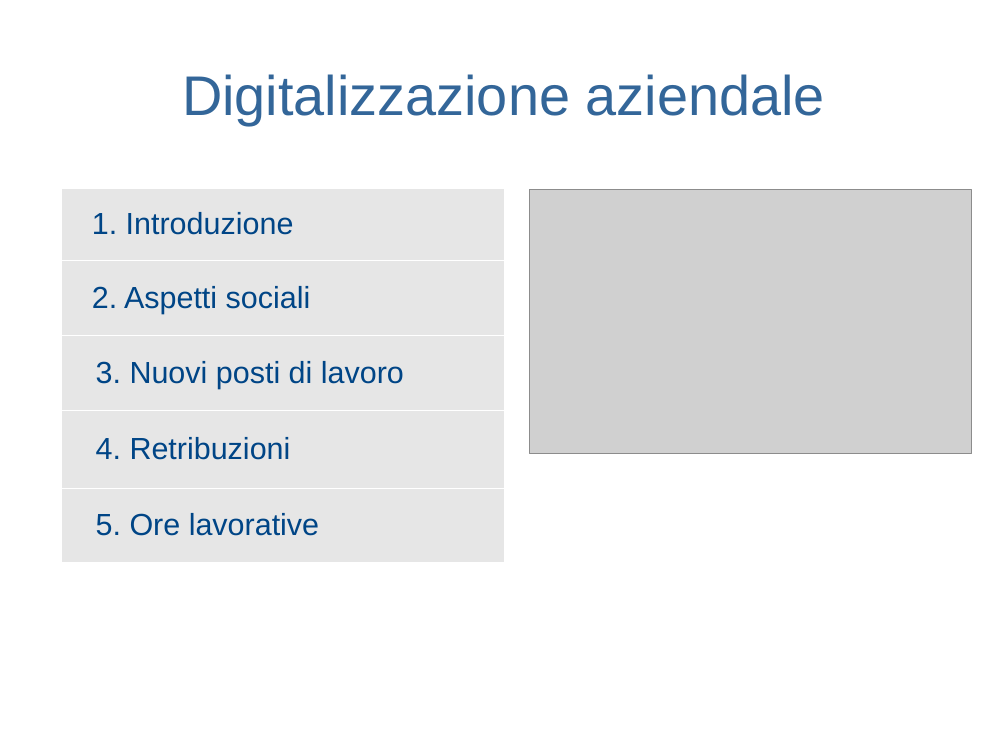
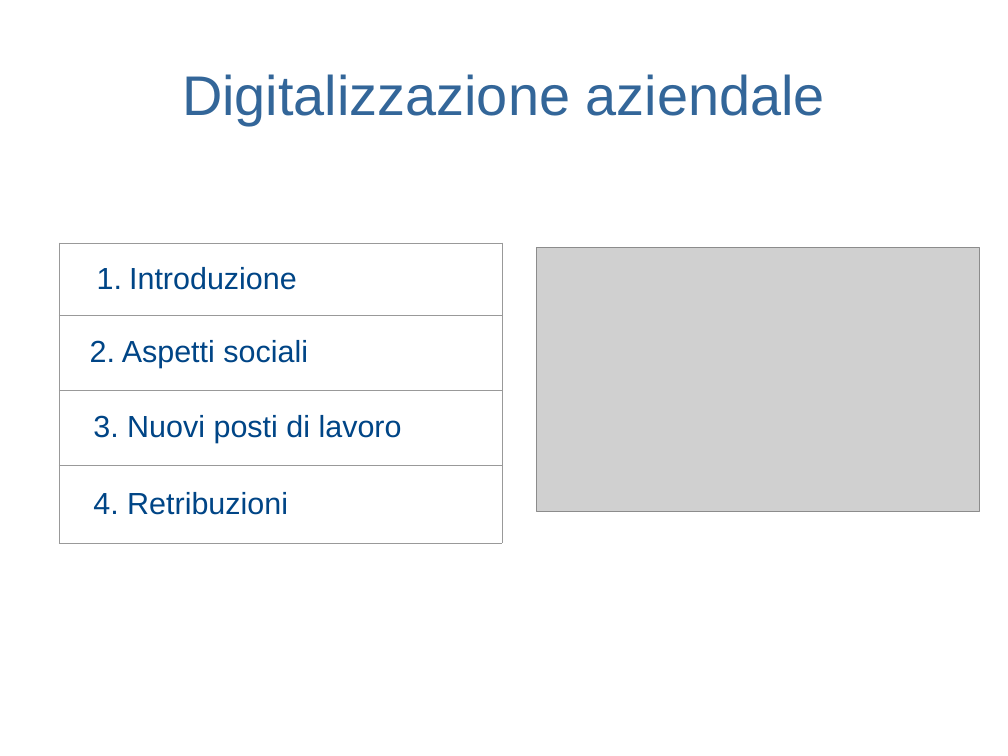
Before and after one commit to yan0z/ISW, a slide deck: slide 1 of Quesito 3 Team/Omar/Digitalizzazione aziendale.odp. Drawn at 1008x756 pixels with LibreOffice and Linux fonts; fonts in the diff are those of the drawing; grey boxes stand for pictures; background and template pictures are left out. Boxes give left, top, right and bottom in pixels: in the first picture for what was removed or moved away, otherwise in the second. Text is boxed around its words. In the diff, an @@ line names an element or a change of style, - is before the commit and + after.

```diff
--- a/Quesito 3 Team/Omar/Digitalizzazione aziendale.odp
+++ b/Quesito 3 Team/Omar/Digitalizzazione aziendale.odp
@@ table at [59,242,502,543] @@
-row 5: 5. Ore lavorative
@@ table: place and size @@
-table at [61,188,504,563]
+table at [59,242,502,543]
@@ picture: place and size @@
-picture at [530,190,972,455]
+picture at [537,248,980,512]
```
Also in this commit, not shown: 4 slides added.
